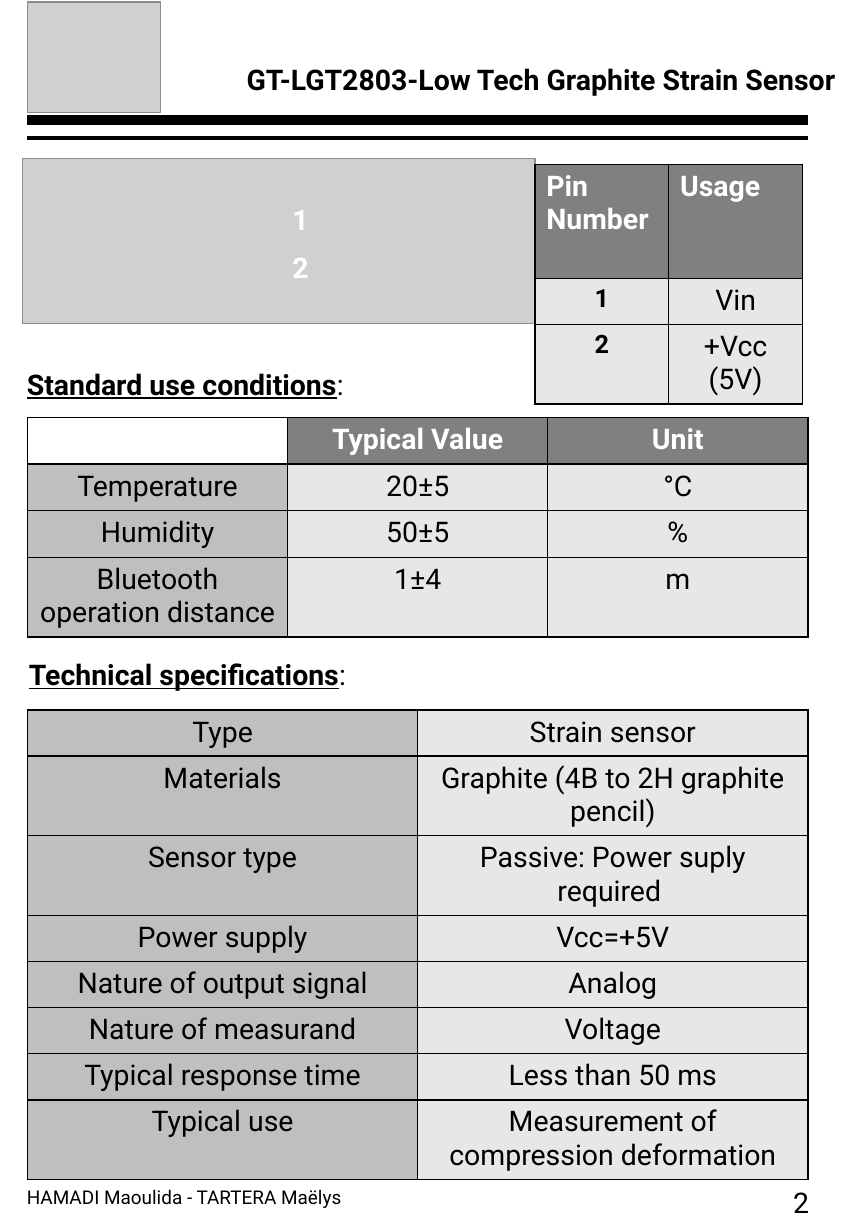
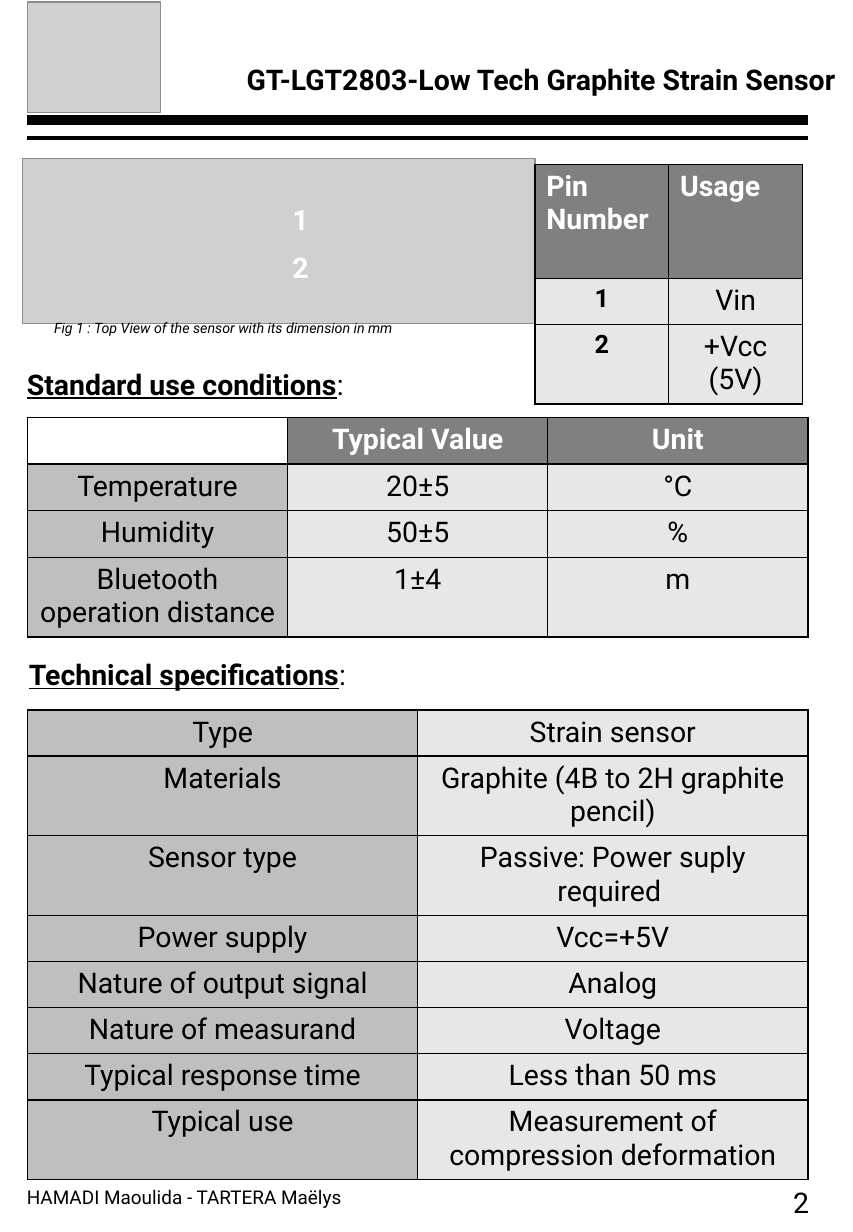
Before and after one commit to MOSH-Insa-Toulouse/2024-2025-4GP-cookingmae-MaouLidaDev, a slide deck: slide 2 of Datasheet/Datasheet_capteur_2025.pptx. Drawn at 853x1232 pixels with LibreOffice and Linux fonts; fonts in the diff are those of the drawing; grey boxes stand for pictures. Boxes give left, top, right and bottom in pixels: in the first picture for what was removed or moved away, otherwise in the second. Text is boxed around its words. In the diff, an @@ line names an element or a change of style, - is before the commit and + after.

```diff
--- a/Datasheet/Datasheet_capteur_2025.pptx
+++ b/Datasheet/Datasheet_capteur_2025.pptx
@@ text added at (54,320,392,338), 9 pt, text #000000, italic @@
+Fig 1 : Top View of the sensor with its dimension in mm
```
Also in this commit, not shown: 1 other slide changed, 1 slide removed, 1 other file.
